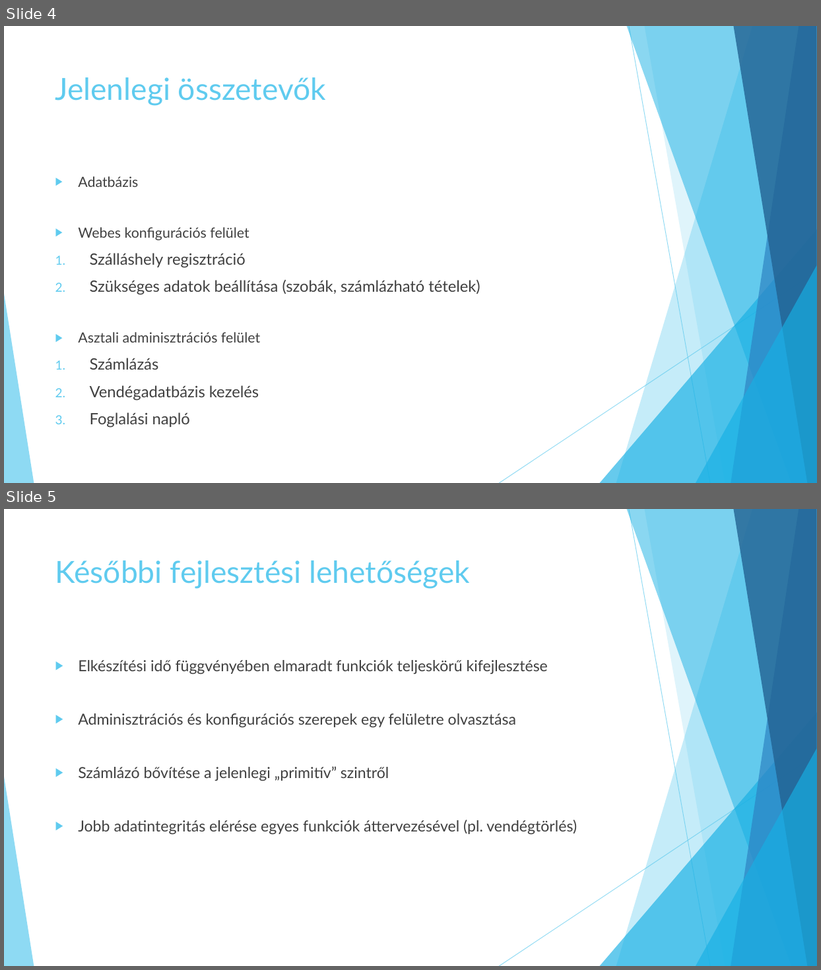
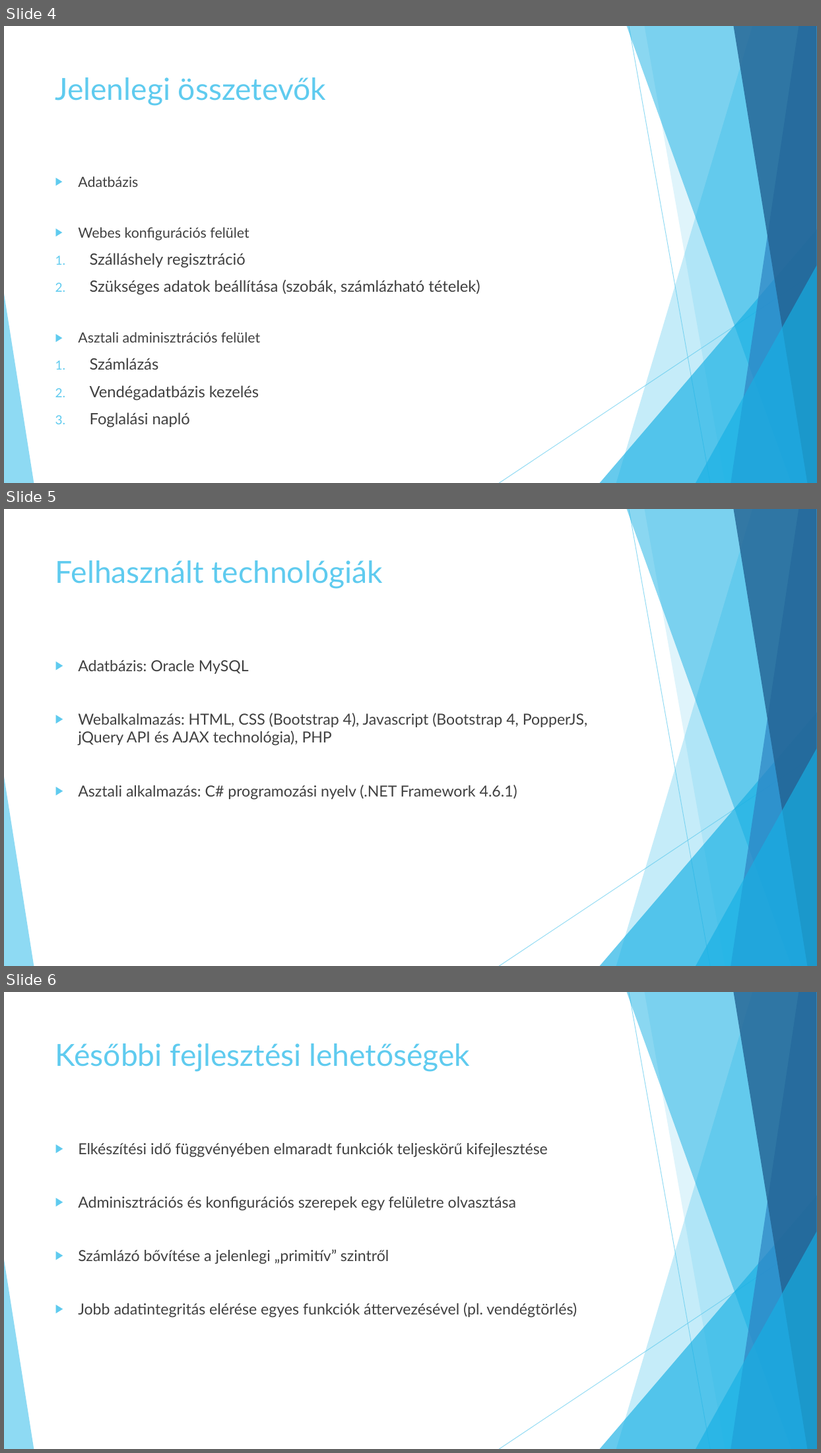
Before and after one commit to jbence1994/Virtual-Receptionist-projection, a slide deck: documentation/VR.pptx. Shown one above the other, each under a label of ours: slides 4 and 5 before the commit, slides 4, 5 and 6 after it. The pictures are 821x970 and 821x1453 pixels, drawn with LibreOffice and Linux fonts; fonts in the diff are those of the drawing. Boxes give left, top, right and bottom in pixels: in the first picture for what was removed or moved away, otherwise in the second. Text is boxed around its words. In the diff, an @@ line names an element or a change of style, - is before the commit and + after.

```diff
--- a/documentation/VR.pptx
+++ b/documentation/VR.pptx
@@ slide 5 added at [4,509,817,966], background #FFFFFF; not listed: 10 template elements that a slide beside it also shows @@
@@ title added at [55,560,383,589], 36 pt, text #5FCBEF @@
+Felhasznált technológiák
@@ text added at [78,660,588,799], 18 pt, text #404040 @@
+▶ Adatbázis: Oracle MySQL
+▶ Webalkalmazás: HTML, CSS (Bootstrap 4), Javascript (Bootstrap 4, PopperJS, jQuery API és AJAX technológia), PHP
+▶ Asztali alkalmazás: C# programozási nyelv (.NET Framework 4.6.1)
@@ what was slide 5 is now slide 6 @@
```
Also in this commit, not shown: 2 slides changed, 1 other slide added, 2 slides removed.
